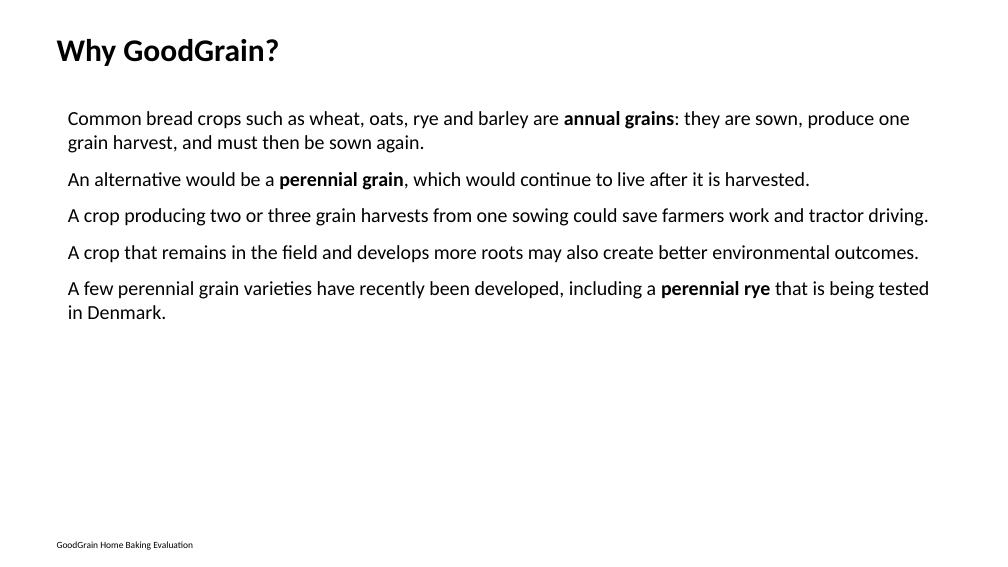
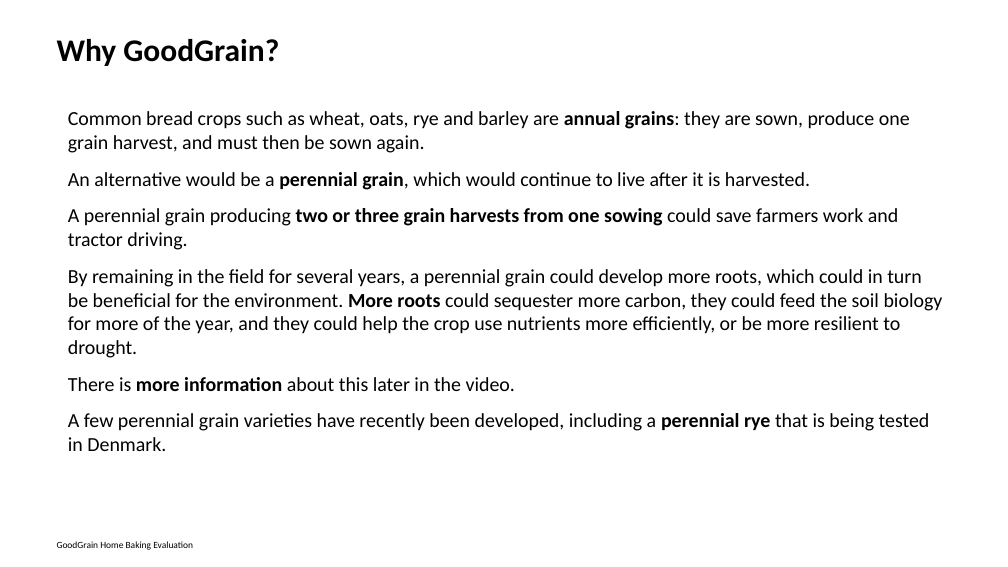
Before and after one commit to vanichols/GoodGrain, a slide deck: slide 5 of documents/informational sheet power point.pptx. Drawn at 1008x567 pixels with LibreOffice and Linux fonts; fonts in the diff are those of the drawing. Boxes give left, top, right and bottom in pixels: in the first picture for what was removed or moved away, otherwise in the second. Text is boxed around its words. In the diff, an @@ line names an element or a change of style, - is before the commit and + after.

```diff
--- a/documents/informational sheet power point.pptx
+++ b/documents/informational sheet power point.pptx
@@ text at bbox=[68, 208, 943, 391]: text changed @@
-A crop producing two or three grain harvests from one sowing could save farmers work and tractor driving.
-A crop that remains in the field and develops more roots may also create better environmental outcomes.
+A perennial grain producing two or three grain harvests from one sowing could save farmers work and tractor driving.
+By remaining in the field for several years, a perennial grain could develop more roots, which could in turn be beneficial for the environment. More roots could sequester more carbon, they could feed the soil biology for more of the year, and they could help the crop use nutrients more efficiently, or be more resilient to drought.
+There is more information about this later in the video.
```
Also in this commit, not shown: 13 other slides changed, 2 slides added, 4 other files.
